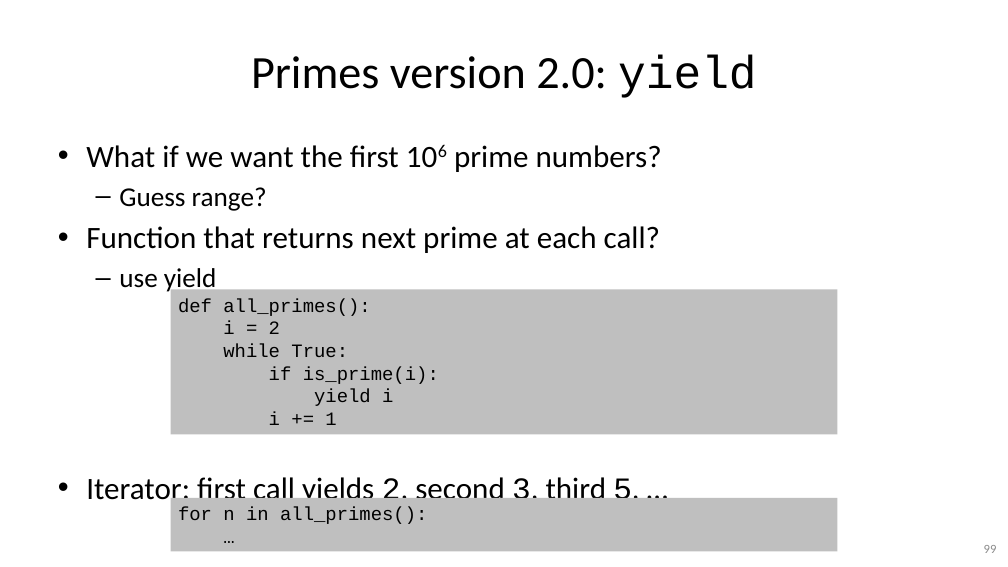
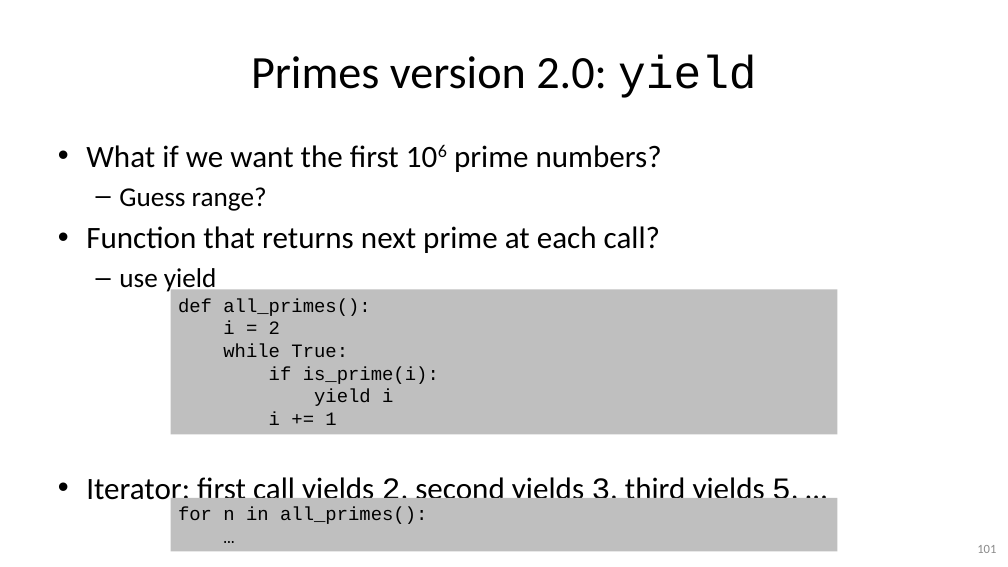
Before and after one commit to gjbex/Python-for-programmers, a slide deck: slide 101 of python_for_programmers.pptx (slide 99 before the commit). Drawn at 1008x567 pixels with LibreOffice and Linux fonts; fonts in the diff are those of the drawing. Boxes give left, top, right and bottom in pixels: in the first picture for what was removed or moved away, otherwise in the second. Text is boxed around its words. In the diff, an @@ line names an element or a change of style, - is before the commit and + after.

```diff
--- a/python_for_programmers.pptx
+++ b/python_for_programmers.pptx
@@ text at (86, 477, 798, 507): text changed @@
-• Iterator: first call yields 2, second 3, third 5, …
+• Iterator: first call yields 2, second yields 3, third yields 5, …
@@ page number at (977, 545, 996, 553): text changed @@
-99
+101
```
Also in this commit, not shown: 16 other slides changed, 2 slides added.
